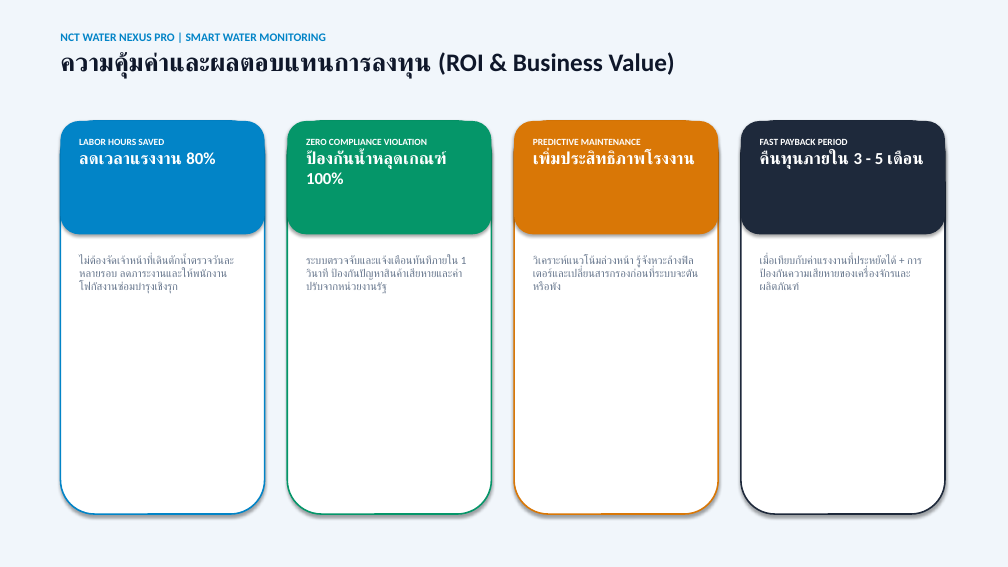
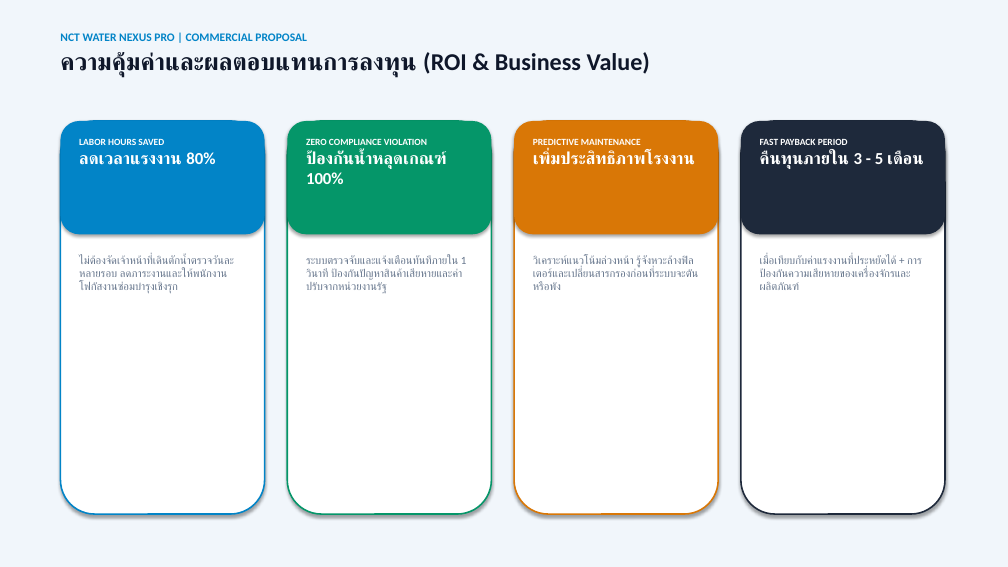
Before and after one commit to WoobWarb/nct-water-nexus, a slide deck: slide 7 of NCT_Water_Nexus_Report_and_Pricing.pptx (slide 8 before the commit). Drawn at 1008x567 pixels with LibreOffice and Linux fonts; fonts in the diff are those of the drawing. Boxes give left, top, right and bottom in pixels: in the first picture for what was removed or moved away, otherwise in the second. Text is boxed around its words. In the diff, an @@ line names an element or a change of style, - is before the commit and + after.

```diff
--- a/NCT_Water_Nexus_Report_and_Pricing.pptx
+++ b/NCT_Water_Nexus_Report_and_Pricing.pptx
@@ text at box(60, 33, 307, 41): text changed @@
-NCT WATER NEXUS PRO | SMART WATER MONITORING
+NCT WATER NEXUS PRO | COMMERCIAL PROPOSAL
@@ text at box(60, 52, 650, 78): size 24 to 23 pt in "ความคุ้มค่าและผลตอบแทนการลงทุน (ROI & Business Value)" @@
```
Also in this commit, not shown: 4 other slides changed, 3 slides added, 5 slides removed, 1 other file.
